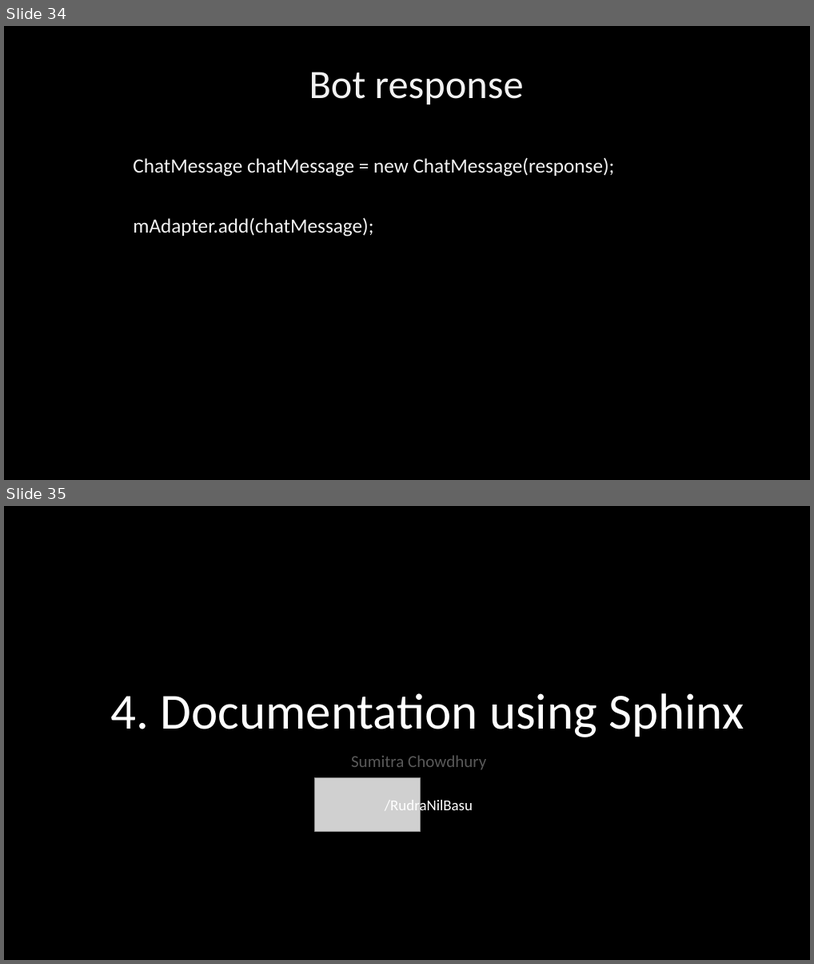
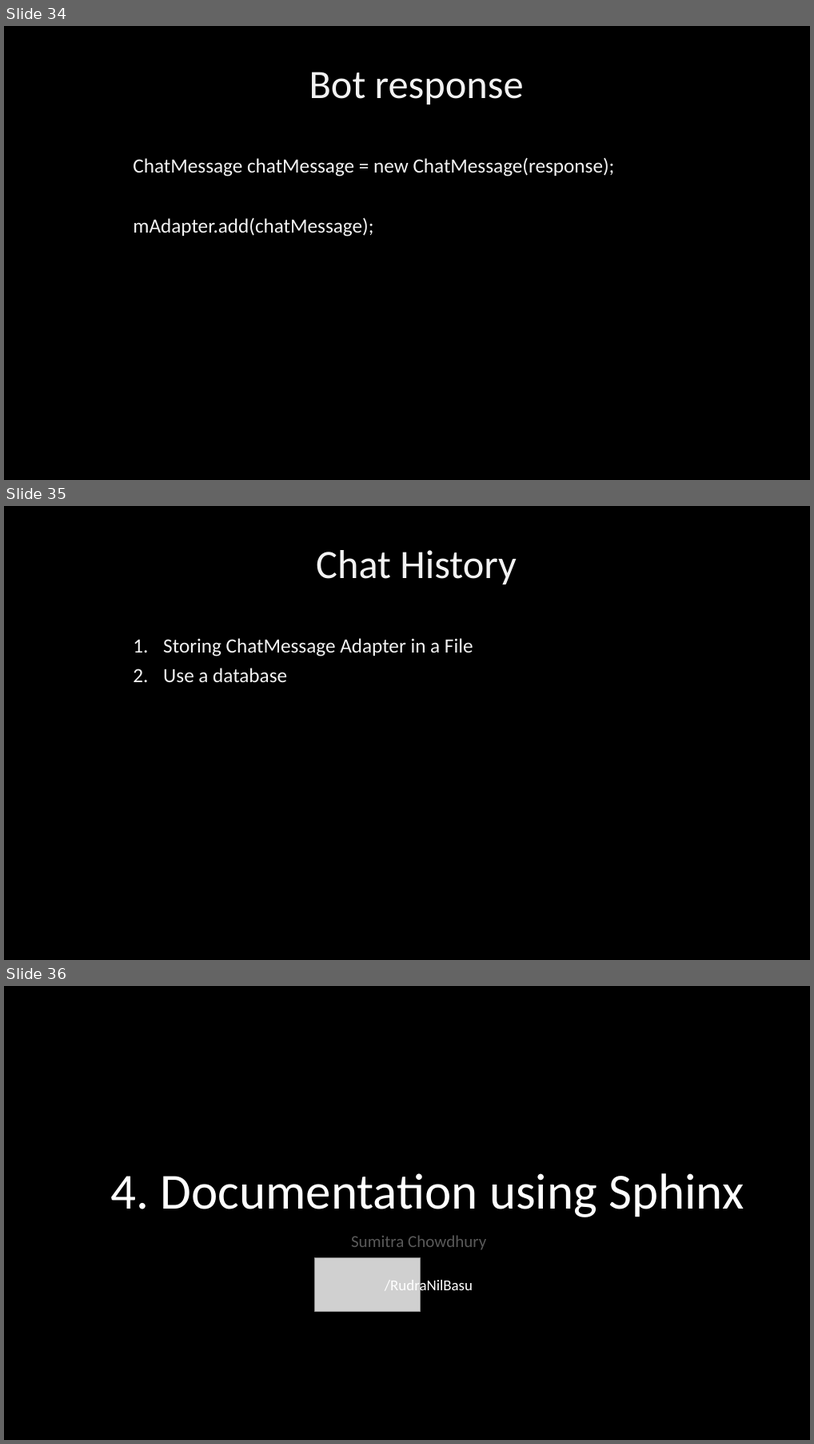
Before and after one commit to PhoenixRRDS/Presentation, a slide deck: The design and development of AIRYL.pptx. Shown one above the other, each under a label of ours: slides 34 and 35 before the commit, slides 34, 35 and 36 after it. The pictures are 814x964 and 814x1444 pixels, drawn with LibreOffice and Linux fonts; fonts in the diff are those of the drawing; grey boxes stand for pictures. Boxes give left, top, right and bottom in pixels: in the first picture for what was removed or moved away, otherwise in the second. Text is boxed around its words. In the diff, an @@ line names an element or a change of style, - is before the commit and + after.

```diff
--- a/The design and development of AIRYL.pptx
+++ b/The design and development of AIRYL.pptx
@@ slide 35 added at (4,506,810,960), background #000000 @@
@@ text added at (316,550,517,584), 48 pt, text #F2F2F2 @@
+Chat History
@@ text added at (163,638,474,682), 24 pt, text #F2F2F2 @@
+1. Storing ChatMessage Adapter in a File
+2. Use a database
@@ what was slide 35 is now slide 36 @@
```
Also in this commit, not shown: 1 slide changed, 5 other slides added.
